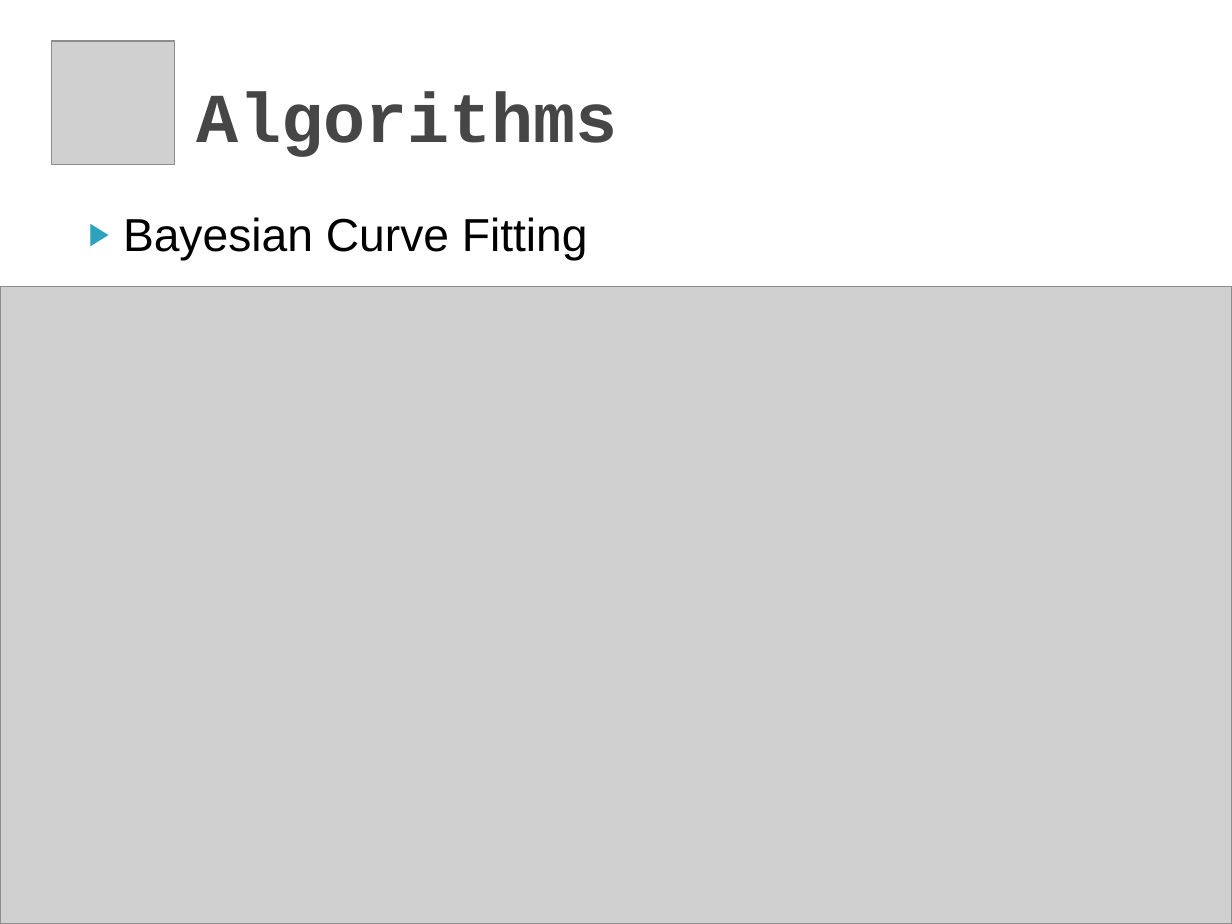
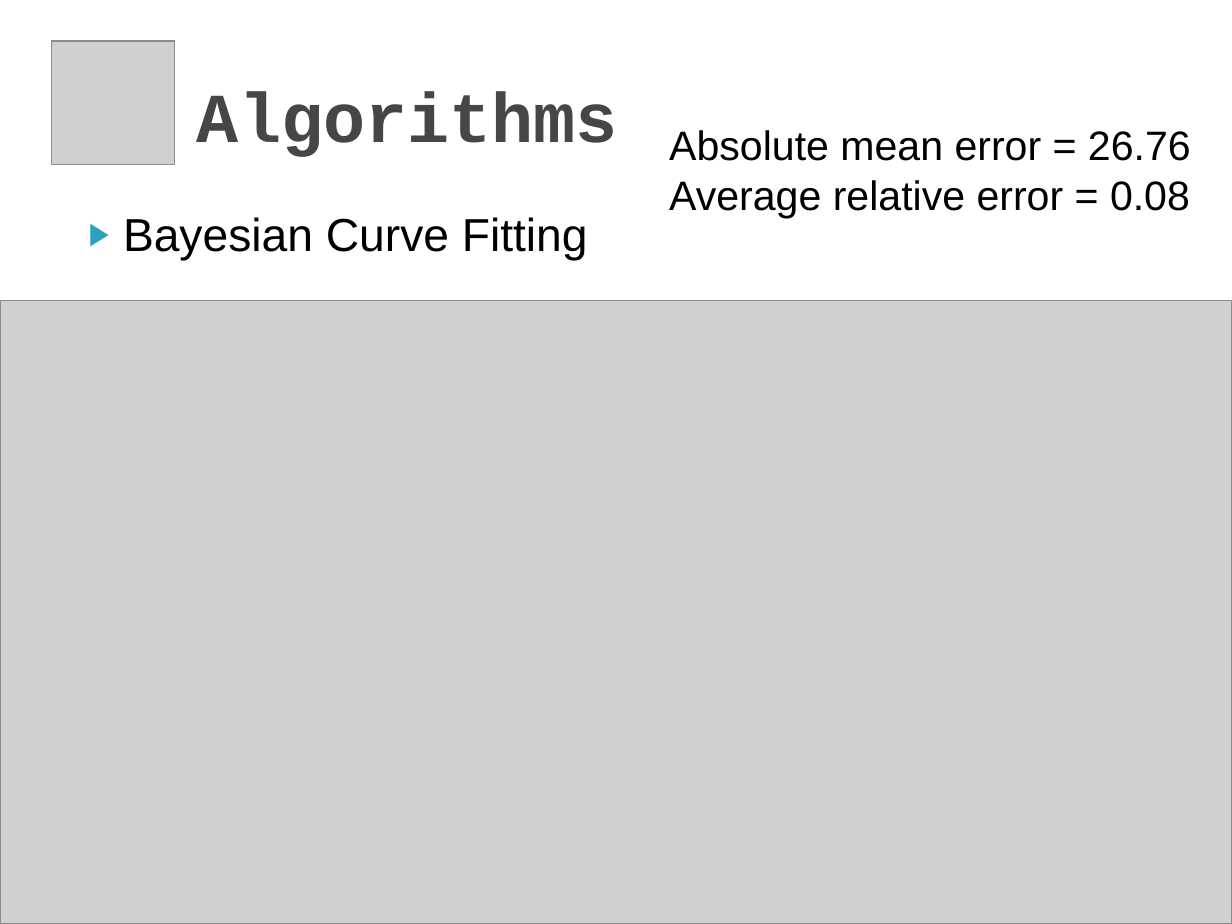
Before and after one commit to yyl/btc-price-analysis, a slide deck: slide 8 of DM_Project.pptx. Drawn at 1232x924 pixels with LibreOffice and Linux fonts; fonts in the diff are those of the drawing; grey boxes stand for pictures; background and template pictures are left out. Boxes give left, top, right and bottom in pixels: in the first picture for what was removed or moved away, otherwise in the second. Text is boxed around its words. In the diff, an @@ line names an element or a change of style, - is before the commit and + after.

```diff
--- a/DM_Project.pptx
+++ b/DM_Project.pptx
@@ text added at (669, 130, 1191, 218), 24 pt, text #000000 @@
+Absolute mean error = 26.76
+Average relative error = 0.08
@@ picture: place and size @@
-picture at (0, 287, 1232, 924)
+picture at (0, 301, 1232, 924)
```
Also in this commit, not shown: 5 other slides changed, 1 slide removed.
